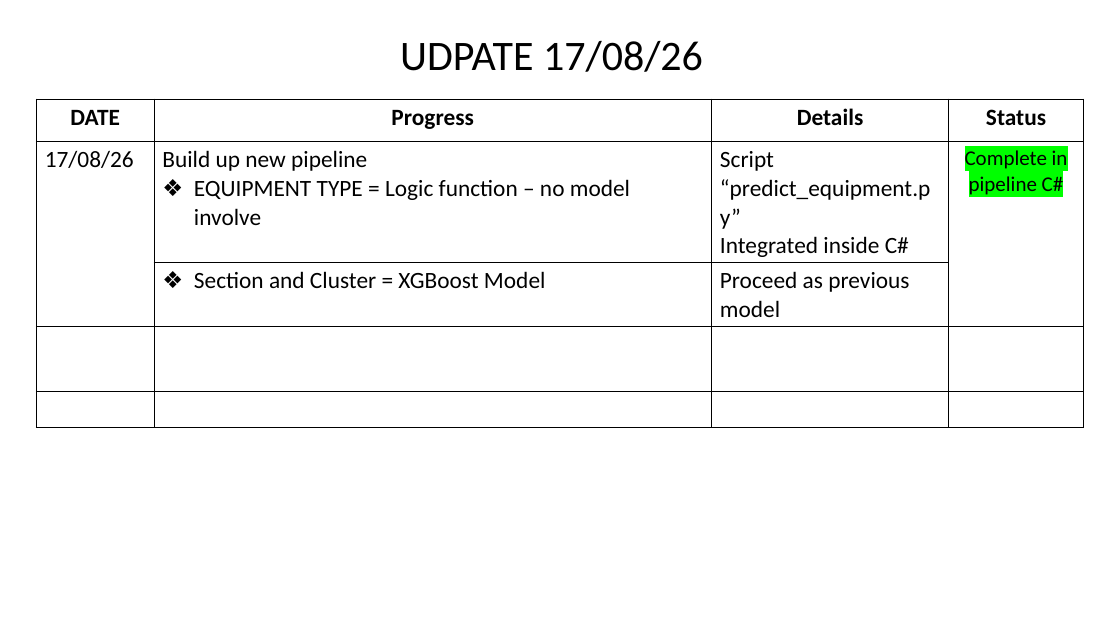
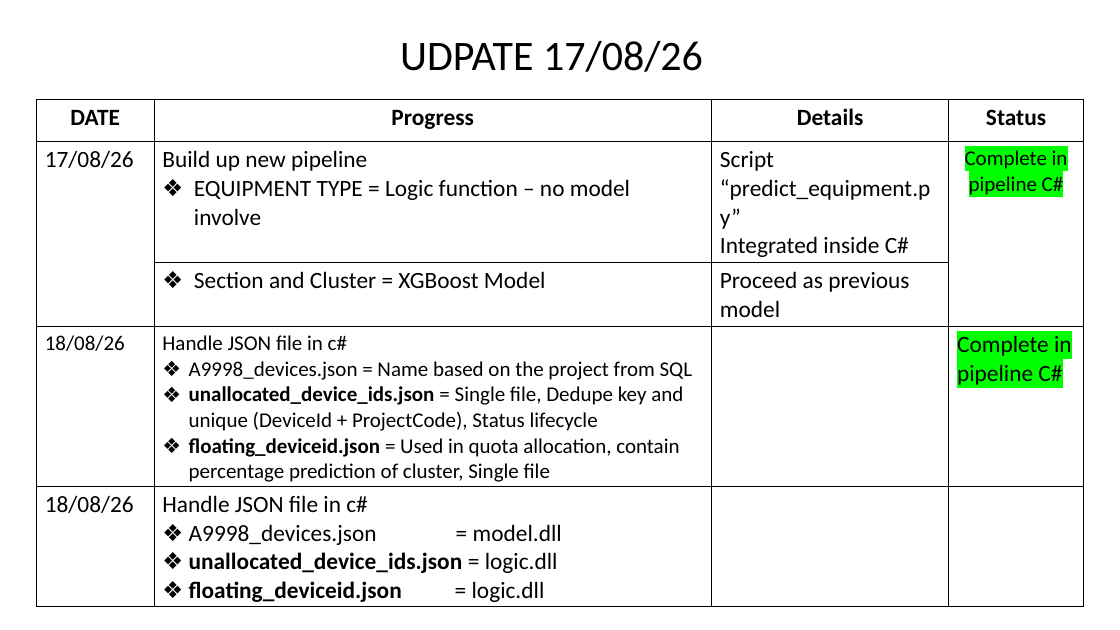
Before and after one commit to Syaziyah30/DeviceCluster, a slide deck: slide 9 of 1.training_model/supplementary/Device Identifier 20260717.pptx. Drawn at 1120x630 pixels with LibreOffice and Linux fonts; fonts in the diff are those of the drawing. Boxes give left, top, right and bottom in pixels: in the first picture for what was removed or moved away, otherwise in the second. Text is boxed around its words. In the diff, an @@ line names an element or a change of style, - is before the commit and + after.

```diff
--- a/1.training_model/supplementary/Device Identifier 20260717.pptx
+++ b/1.training_model/supplementary/Device Identifier 20260717.pptx
@@ table at [36,99,1084,606] @@
-row 4:  |  |  | 
+row 4: 18/08/26 | Handle JSON file in c# / A9998_devices.json = Name based on the project from SQL / unallocated_device_ids.json = Single file, Dedupe key and unique (DeviceId + ProjectCode), Status lifecycle / floating_deviceid.json = Used in quota allocation, contain percentage prediction of cluster, Single file |  | Complete in pipeline C#
-row 5, column 1: 
+row 5, column 1: 18/08/26
-row 5, column 2: 
+row 5, column 2: Handle JSON file in c# / A9998_devices.json = model.dll / unallocated_device_ids.json = logic.dll / floating_deviceid.json = logic.dll
```
Also in this commit, not shown: 4 slides added, 1 other file.
